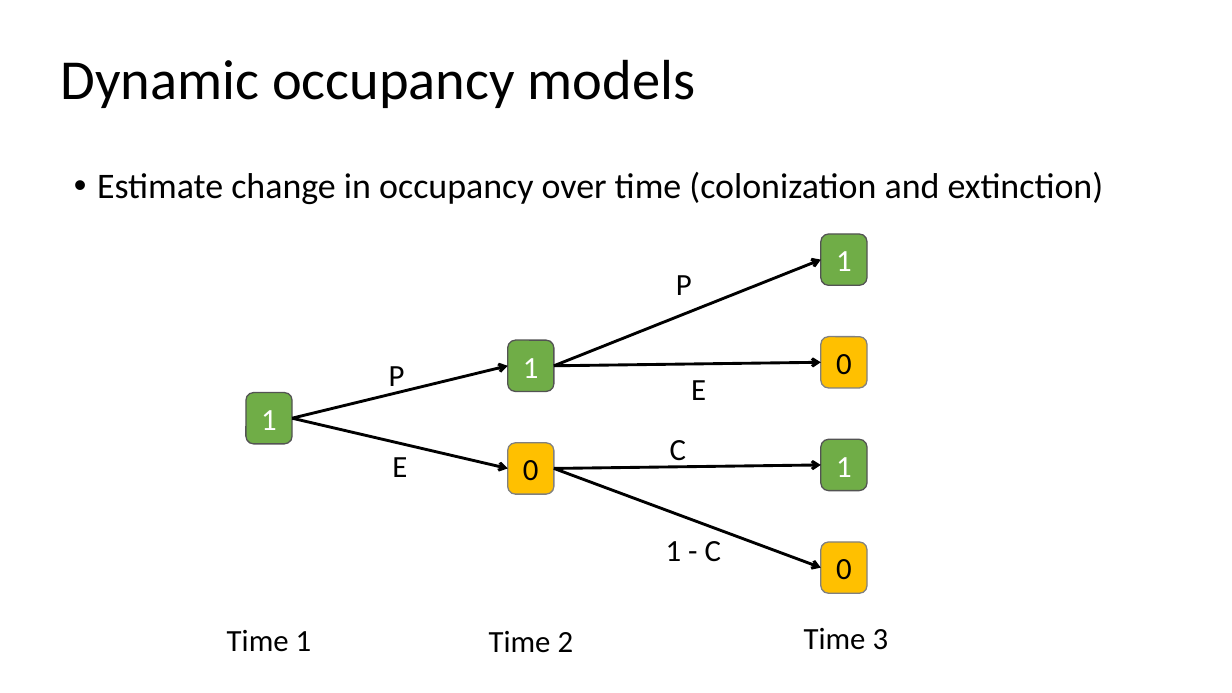
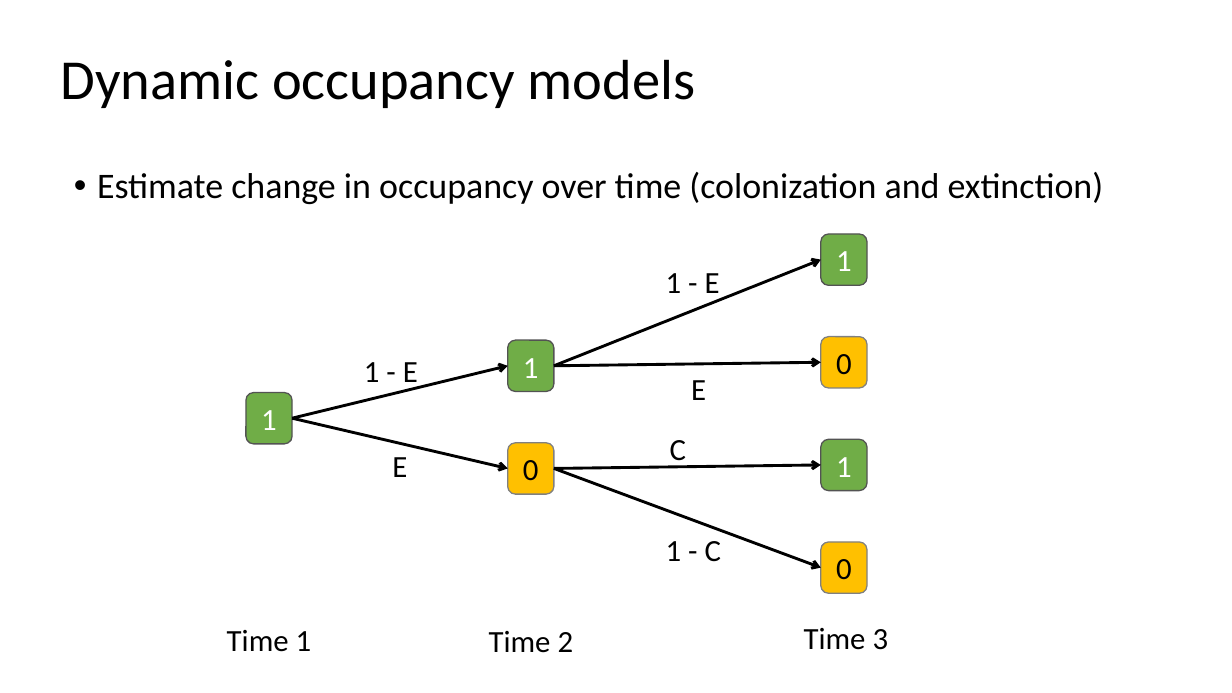
Before and after one commit to annamtucker/ssa-200, a slide deck: slide 46 of static/lectures/SSA_Lecture3_Occupancy_Data.pptx. Drawn at 1232x693 pixels with LibreOffice and Linux fonts; fonts in the diff are those of the drawing; background and template pictures are left out. Boxes give left, top, right and bottom in pixels: in the first picture for what was removed or moved away, otherwise in the second. Text is boxed around its words. In the diff, an @@ line names an element or a change of style, - is before the commit and + after.

```diff
--- a/static/lectures/SSA_Lecture3_Occupancy_Data.pptx
+++ b/static/lectures/SSA_Lecture3_Occupancy_Data.pptx
@@ text at [666, 273, 720, 301]: text changed @@
-P
+1 - E
@@ text at [364, 362, 418, 391]: text changed @@
-P
+1 - E
```
Also in this commit, not shown: 5 other slides changed, 36 other files.
